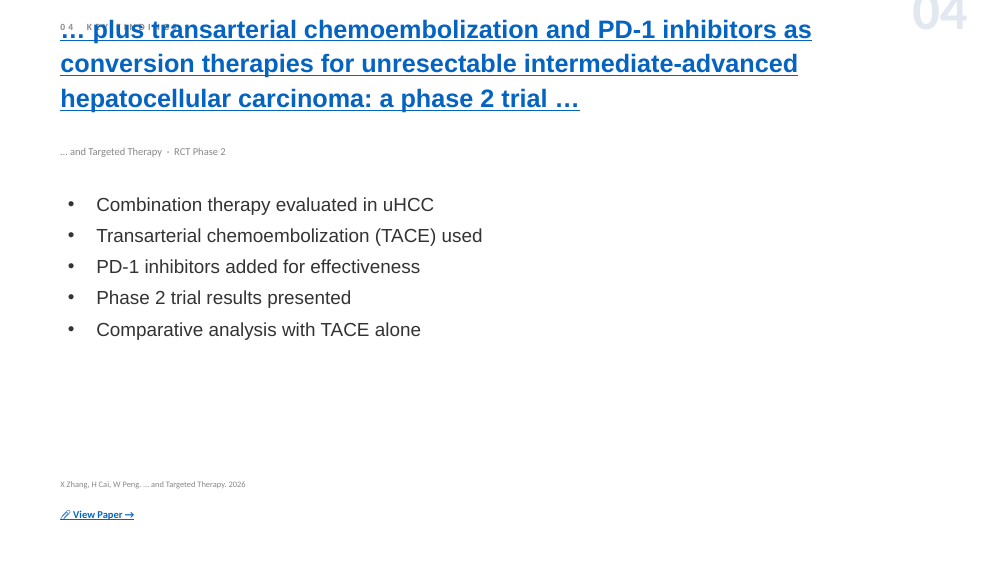
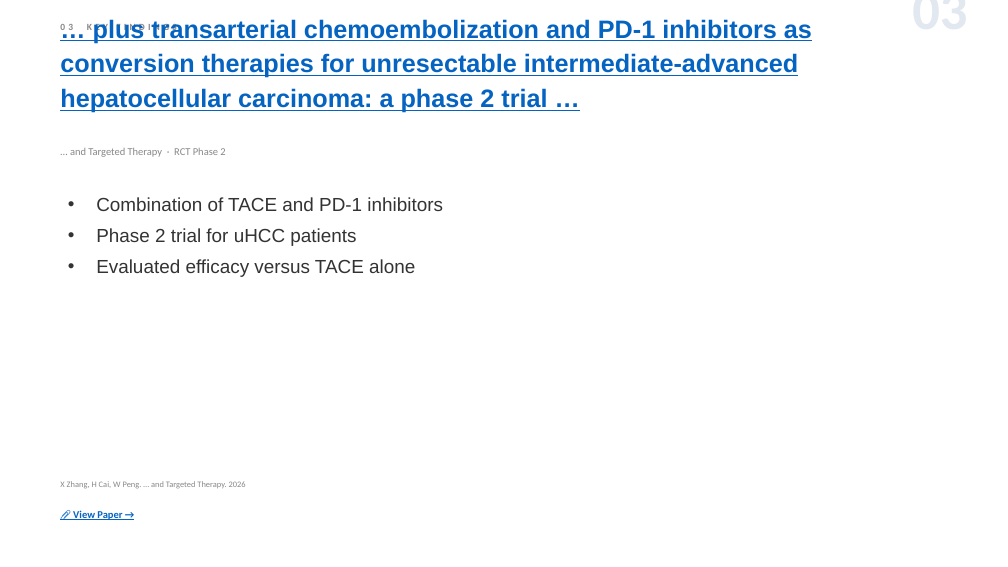
Before and after one commit to jejenhu-maker/hcc-weekly-digest, a slide deck: slide 5 of docs/digest-en.pptx (slide 6 before the commit). Drawn at 1008x567 pixels with LibreOffice and Linux fonts; fonts in the diff are those of the drawing. Boxes give left, top, right and bottom in pixels: in the first picture for what was removed or moved away, otherwise in the second. Text is boxed around its words. In the diff, an @@ line names an element or a change of style, - is before the commit and + after.

```diff
--- a/docs/digest-en.pptx
+++ b/docs/digest-en.pptx
@@ text at (x1=756, y1=8, x2=968, y2=8): text changed @@
-04
+03
@@ text at (x1=96, y1=197, x2=443, y2=277): text changed @@
-• Combination therapy evaluated in uHCC
-• Transarterial chemoembolization (TACE) used
-• PD-1 inhibitors added for effectiveness
-• Phase 2 trial results presented
-• Comparative analysis with TACE alone
+• Combination of TACE and PD-1 inhibitors
+• Phase 2 trial for uHCC patients
+• Evaluated efficacy versus TACE alone
```
Also in this commit, not shown: 10 other slides changed, 3 slides added, 3 slides removed, 2 other files.
